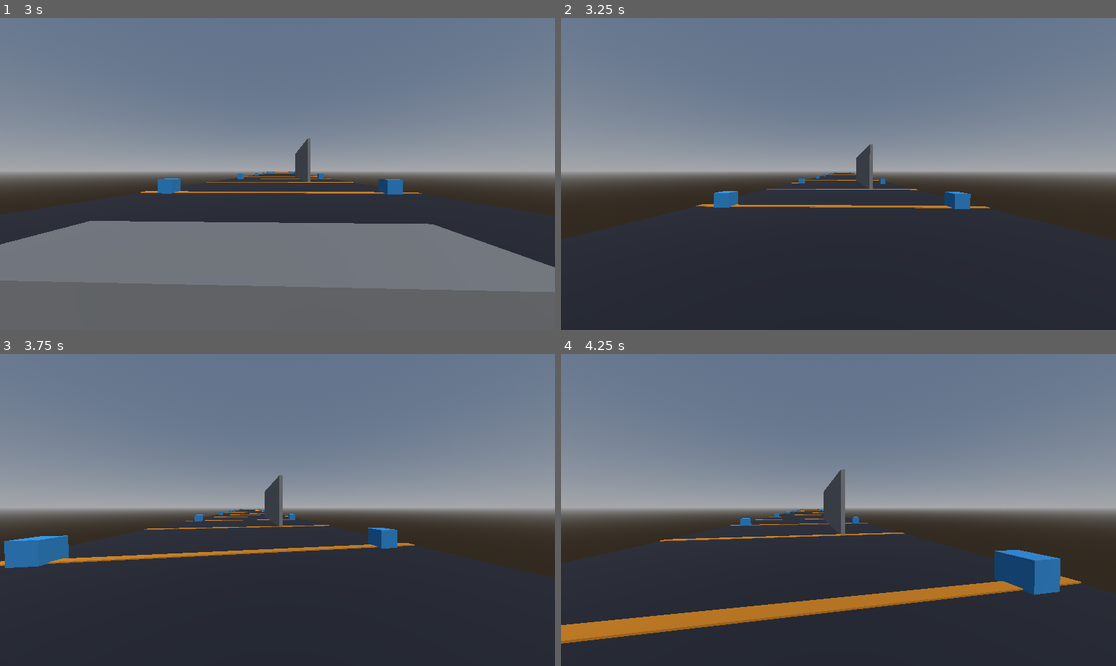
Above: before the commit, frames 1-4 (two rows, left to right).
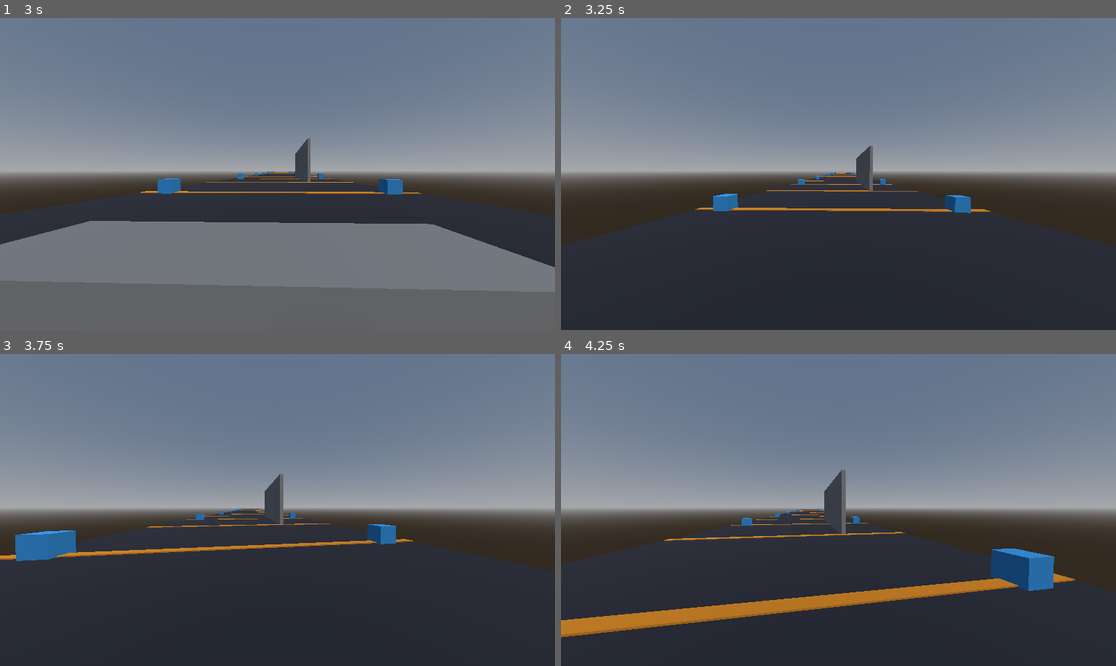
Above: after the commit, the same moments.

Repository: Crawford-Young/what-is-dark
Game: Godot game, scene res://scenes/slice.tscn
The game is run twice, just before and just after one commit, with the same random seed, the same clock (stepped at 60 frames per second) and the same inputs.
Inputs (mouse positions are in pixels of both pictures, inside the frame that each line leads up to):
- Up to frame 1 (3 s): tap Enter at 0.5 s; move the mouse to (305, 174) at 0.52 s; hold W (move_forward) from 0.53 s (still down); tap Space (jump) at 0.6, 0.77, 1.07, 1.52, 1.55, 1.82, 2.3 s; click (305, 174) at 0.67 s; move the mouse to (249, 174) at 1.27 s; tap Q (glance) at 1.35 s; move the mouse to (288, 167) at 2.02 s; hold Shift 2.03-2.78 s; move the mouse to (271, 180) at 2.77 s; tap Alt at 2.85 s; click (271, 180) at 2.92 s
- Up to frame 2 (3.25 s): keep holding W (move_forward); tap Space (jump) at 3.02, 3.05 s
- Up to frame 3 (3.75 s): keep holding W (move_forward); tap Space (jump) at 3.32 s; move the mouse to (316, 513) at 3.52 s; tap Ctrl at 3.6 s
- Up to frame 4 (4.25 s): keep holding W (move_forward); tap Space (jump) at 3.77, 3.8, 4.07 s

Frame 1 is identical in both runs. In frame 2, 1.6% of the frame differs, in the area x 0-86%, y 40-73%; in frame 3, 2.8%; in frame 4, 3.7%, in the area x 0-94%, y 36-93%.

Commit message:
refactor: remove auto-vault — jump-based obstacle clearing per playtest
Co-Authored-By: Claude Fable 5 <noreply@anthropic.com>

Diff:
--- a/scenes/player.tscn
+++ b/scenes/player.tscn
@@ -19,14 +19,6 @@
 [node name="Camera" type="Camera3D" parent="Head"]
 fov = 90.0
 
-[node name="RayVaultLow" type="RayCast3D" parent="."]
-transform = Transform3D(1, 0, 0, 0, 1, 0, 0, 0, 1, 0, 0.7, 0)
-target_position = Vector3(0, 0, -0.9)
-
-[node name="RayVaultHigh" type="RayCast3D" parent="."]
-transform = Transform3D(1, 0, 0, 0, 1, 0, 0, 0, 1, 0, 1.55, 0)
-target_position = Vector3(0, 0, -0.9)
-
 [node name="RayWallLeft" type="RayCast3D" parent="."]
 transform = Transform3D(1, 0, 0, 0, 1, 0, 0, 0, 1, 0, 1.2, 0)
 target_position = Vector3(-0.7, 0, 0)
--- a/scripts/logic/vault_logic.gd
+++ /dev/null
@@ -1,14 +0,0 @@
-class_name VaultLogic
-extends RefCounted
-## Vault = instantaneous boost over a waist-high obstacle, triggered on jump
-## input when the low ray is blocked and the high ray is clear.
-
-const MIN_FORWARD_SPEED := 2.0
-
-
-static func can_vault(low_blocked: bool, high_clear: bool, forward_speed: float) -> bool:
-	return low_blocked and high_clear and forward_speed > MIN_FORWARD_SPEED
-
-
-static func vault_velocity(velocity: Vector3, up_speed: float) -> Vector3:
-	return Vector3(velocity.x, up_speed, velocity.z)
--- a/scripts/player.gd
+++ b/scripts/player.gd
@@ -61,12 +61,7 @@
 		if not is_on_floor():
 			velocity = MoveMath.apply_gravity(velocity, GRAVITY, delta)
 		elif Input.is_action_just_pressed(&"jump"):
-			var low_blocked: bool = $RayVaultLow.is_colliding()
-			var high_clear: bool = not $RayVaultHigh.is_colliding()
-			if VaultLogic.can_vault(low_blocked, high_clear, forward_speed):
-				velocity = VaultLogic.vault_velocity(velocity, 6.0)
-			else:
-				velocity = MoveMath.jump(velocity, JUMP_SPEED)
+			velocity = MoveMath.jump(velocity, JUMP_SPEED)
 
 	move_and_slide()
 
--- a/tests/unit/test_vault_logic.gd
+++ /dev/null
@@ -1,13 +0,0 @@
-extends GutTest
-
-
-func test_vault_requires_low_blocked_and_high_clear_and_speed() -> void:
-	assert_true(VaultLogic.can_vault(true, true, 5.0))
-	assert_false(VaultLogic.can_vault(false, true, 5.0), "nothing to vault over")
-	assert_false(VaultLogic.can_vault(true, false, 5.0), "no clearance above")
-	assert_false(VaultLogic.can_vault(true, true, 1.0), "too slow to vault")
-
-
-func test_vault_velocity_sets_up_speed_keeps_horizontal() -> void:
-	var v := VaultLogic.vault_velocity(Vector3(0, -1, -8), 6.0)
-	assert_true(v.is_equal_approx(Vector3(0, 6.0, -8)))
Not shown, removed: scripts/logic/vault_logic.gd.uid
Not shown, removed: tests/unit/test_vault_logic.gd.uid
